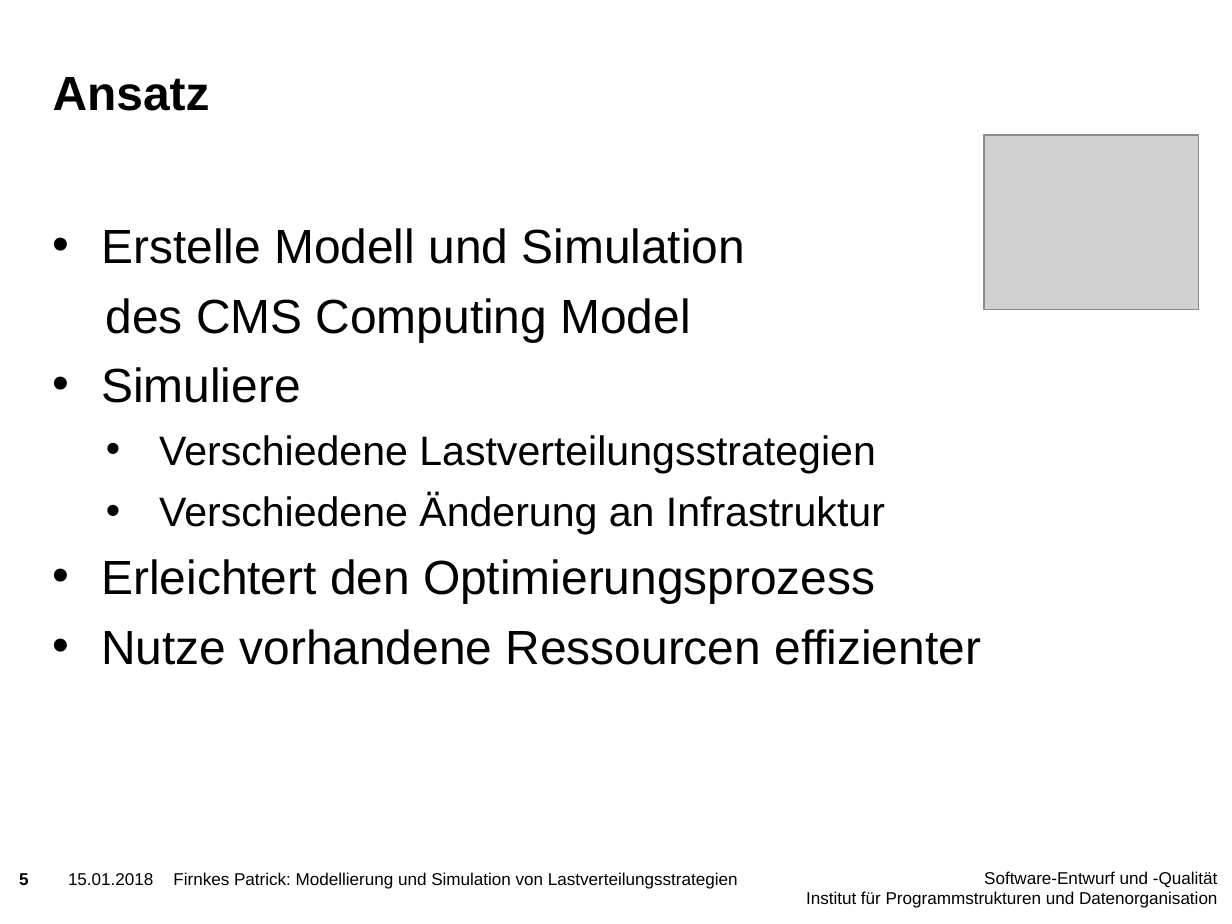
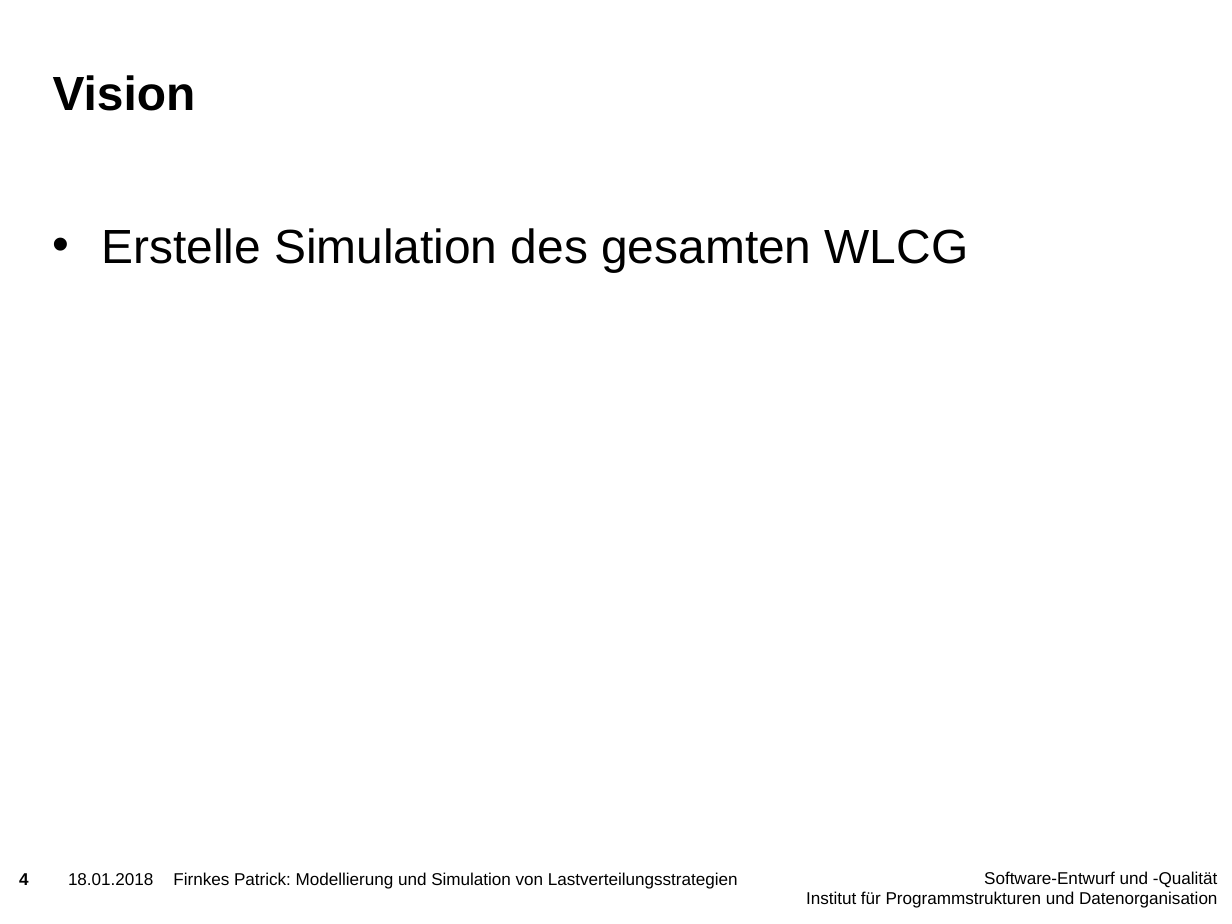
Before and after one commit to PatFirn/wlcg-loadbalancing, a slide deck: slide 4 of presentations/projekt-vorstellung.pptx (slide 5 before the commit). Drawn at 1232x924 pixels with LibreOffice and Linux fonts; fonts in the diff are those of the drawing; grey boxes stand for pictures; background and template pictures are left out. Boxes give left, top, right and bottom in pixels: in the first picture for what was removed or moved away, otherwise in the second. Text is boxed around its words. In the diff, an @@ line names an element or a change of style, - is before the commit and + after.

```diff
--- a/presentations/projekt-vorstellung.pptx
+++ b/presentations/projekt-vorstellung.pptx
@@ title at <box>53,75,196,111</box>: text changed @@
-Ansatz
+Vision
@@ picture removed at <box>984,136,1199,310</box> @@
@@ text at <box>101,228,969,272</box>: text changed @@
-• Erstelle Modell und Simulation
-des CMS Computing Model
-• Simuliere
-  • Verschiedene Lastverteilungsstrategien
-  • Verschiedene Änderung an Infrastruktur
-• Erleichtert den Optimierungsprozess
-• Nutze vorhandene Ressourcen effizienter
+• Erstelle Simulation des gesamten WLCG
@@ page number at <box>19,873,29,885</box>: text changed @@
-5
+4
@@ text at <box>68,873,153,885</box>: text changed @@
-15.01.2018
+18.01.2018
```
Also in this commit, not shown: 7 other slides changed, 9 slides added.
